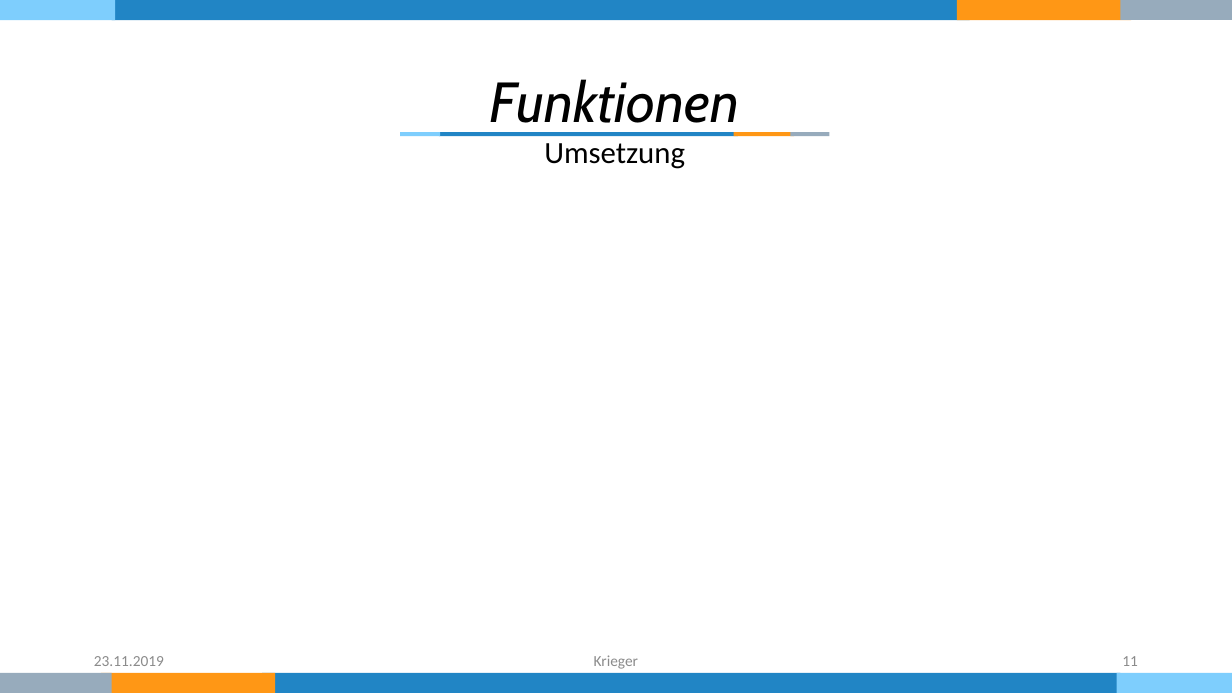
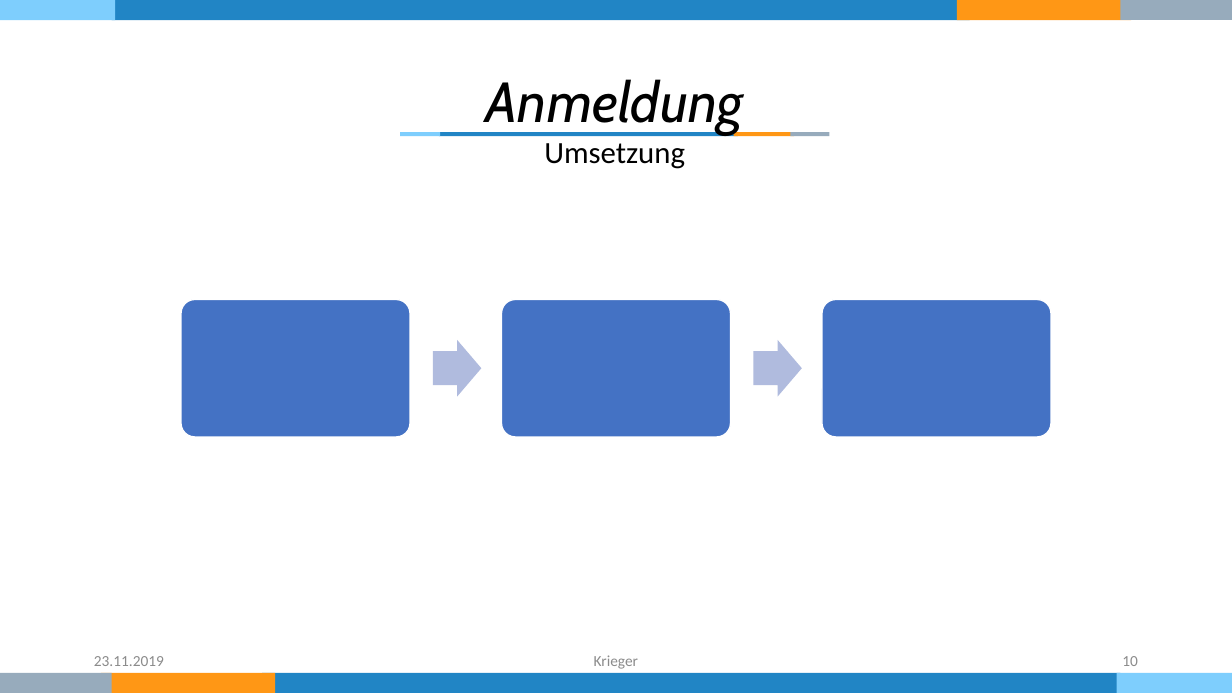
Before and after one commit to KriegersBlog/nordwind-tool, a slide deck: slide 10 of Dokumentation/Präsentation.pptx (slide 11 before the commit). Drawn at 1232x693 pixels with LibreOffice and Linux fonts; fonts in the diff are those of the drawing. Boxes give left, top, right and bottom in pixels: in the first picture for what was removed or moved away, otherwise in the second. Text is boxed around its words. In the diff, an @@ line names an element or a change of style, - is before the commit and + after.

```diff
--- a/Dokumentation/Präsentation.pptx
+++ b/Dokumentation/Präsentation.pptx
@@ text at box(486, 79, 743, 135): text changed @@
-Funktionen
+Anmeldung
@@ group added at box(181, 299, 1052, 437): 3 rounded rectangles, 2 right arrows @@
@@ page number at box(1122, 656, 1138, 666): text changed @@
-11
+10
```
Also in this commit, not shown: 3 other slides changed.
